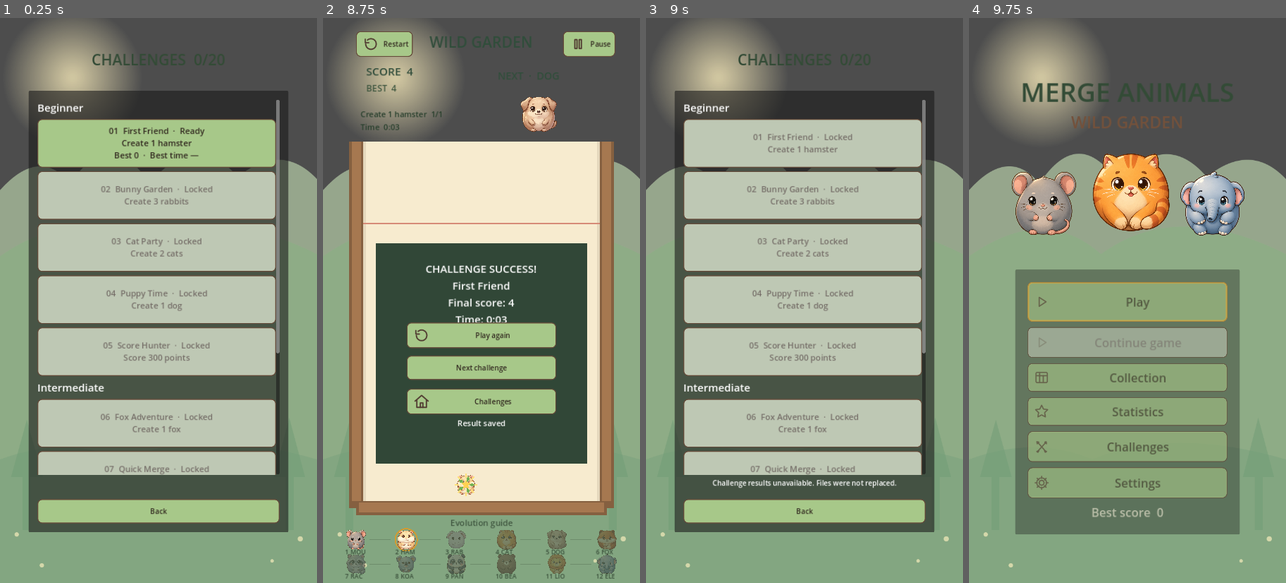
Above: before the commit, frames 1-4 (left to right).
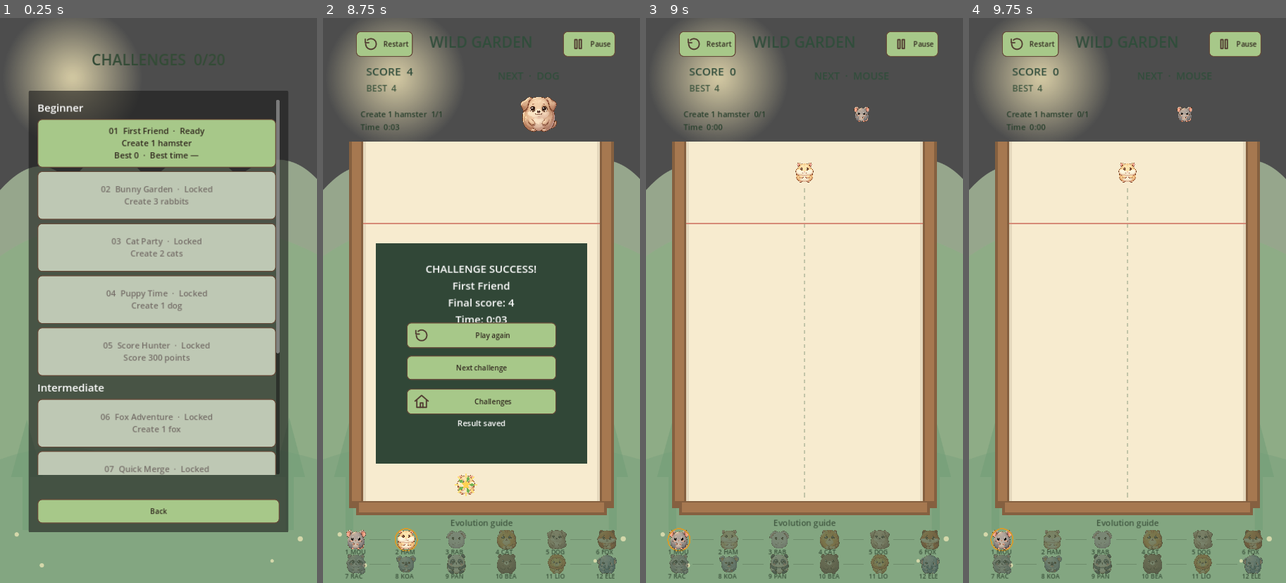
Above: after the commit, the same moments.

Repository: sandikovcusu-commits/MergeAnimal
Game: Godot game, scene res://scenes/game/ChallengeGame.tscn
The game is run twice, just before and just after one commit, with the same random seed, the same clock (stepped at 60 frames per second) and the same inputs. This scene is started directly instead of the project's main scene.
Inputs (mouse positions are in pixels of both pictures, inside the frame that each line leads up to):
- Up to frame 1 (0.25 s): no input
- Up to frame 2 (8.75 s): click "01 First Friend · Ready Creat…" at 0.5 s; click "Restart" at 1.25 s; click "Restart" at 2 s; click "Restart" at 2.75 s; click "Leave" at 3.5 s; click "Pause" at 4.25 s; click "Resume" at 5 s; tap Enter (ui_accept) at 5.75, 6.02, 6.5 s; move the mouse to (465, 413) at 5.77 s; click (465, 413) at 5.92 s; drag from (576, 385) to (465, 413) at 6.52 s; move the mouse to (386, 215) at 7.27 s; click (386, 215) at 7.42 s; drag from (497, 300) to (386, 215) at 8.02 s
- Up to frame 3 (9 s): click "Play again" at 8.75 s
- Up to frame 4 (9.75 s): click (1127, 509) at 9.5 s, where only the run before the commit has a clickable "Back"

Frames 1-2 are identical in both runs. In frame 3, 69% of the frame differs, in the area x 6-93%, y 2-100%; in frame 4, 63%.

Commit message:
Accept JSON numeric challenge schema versions
Co-authored-by: arena-agent <297053741+arena-agent@users.noreply.github.com>

Diff:
--- a/MergeAnimals/scripts/challenges/ChallengeStore.gd
+++ b/MergeAnimals/scripts/challenges/ChallengeStore.gd
@@ -12,8 +12,9 @@
 	return {"version": VERSION, "entries": entries}
 static func valid(data: Variant) -> bool:
 	if typeof(data) != TYPE_DICTIONARY or typeof(data.get("entries")) != TYPE_ARRAY: return false
-	if data.get("version") not in [1, VERSION]: return false
-	var legacy: bool = int(data.version) == 1
+	var version: Variant = data.get("version")
+	if typeof(version) not in [TYPE_INT, TYPE_FLOAT] or not is_finite(float(version)) or floorf(float(version)) != float(version) or int(version) < 1 or int(version) > VERSION: return false
+	var legacy: bool = int(version) == 1
 	if data.entries.size() != (5 if legacy else COUNT): return false
 	var previous := true
 	for item in data.entries:
